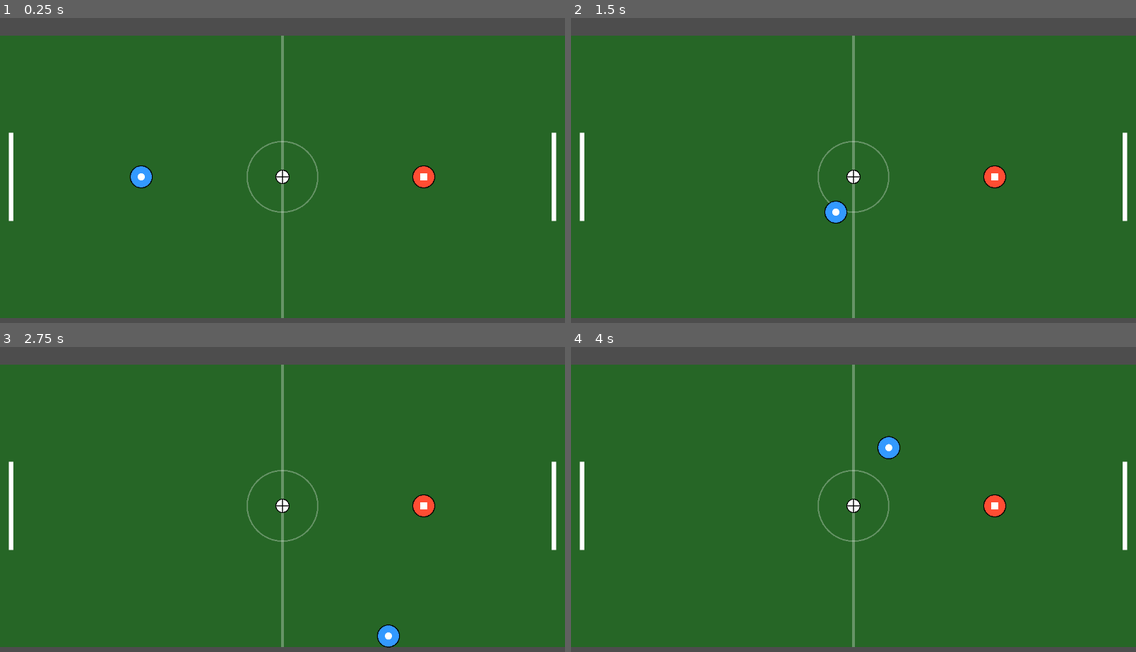
Above: before the commit, frames 1-4 (two rows, left to right).
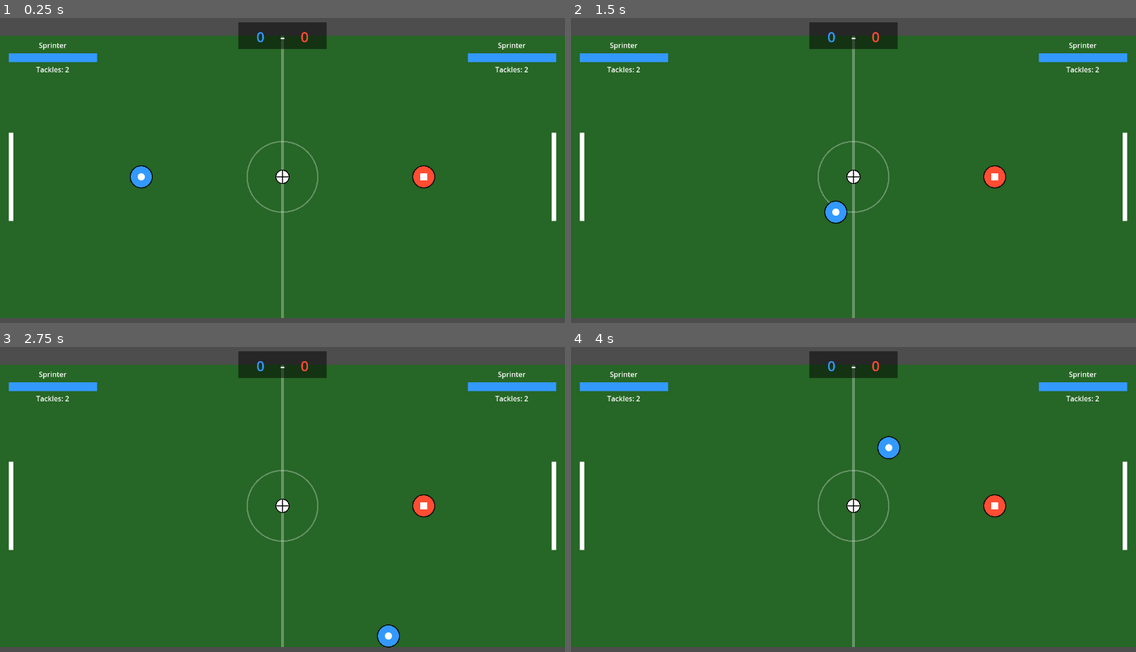
Above: after the commit, the same moments.

Repository: HectorRamosP/Clash-Ball
Game: Godot game, scene res://scenes/field/game_field.tscn
Same seed, same stepped clock (60 frames per second), same inputs: the game is played once before the commit and once after it.
Inputs:
- Up to frame 1 (0.25 s): no input
- Up to frame 2 (1.5 s): tap Enter at 0.5 s; hold D (p1_right) 0.53-1.28 s; tap Shift (p1_tackle) at 0.6, 1.35 s; tap Space at 1.25 s; hold S (p1_down) from 1.28 s (still down)
- Up to frame 3 (2.75 s): release S (p1_down) at 2.03 s; hold D (p1_right) from 2.03 s (still down); tap Shift (p1_tackle) at 2.1 s
- Up to frame 4 (4 s): release D (p1_right) at 2.78 s; hold W (p1_up) 2.78-3.53 s; tap Shift (p1_tackle) at 2.85, 3.6 s; hold A (p1_left) from 3.53 s (still down)

The runs differ from the first frame. In frame 1, 2.5% of the frame differs, in the area x 1-99%, y 1-18%; in frame 2, 2.5%; in frame 3, 2.5%; in frame 4, 2.5%.
Error after the commit: Parse Error: Expected variable name after "var". (res://scripts/player_hud.gd:29)

Commit message:
Add complete HUD system with player stats and scoreboard
- Create player_hud.gd: Display stamina bar, tackles, and class
- Create player_hud.tscn: UI layout for individual player HUD
- Create scoreboard.gd: Main match scoreboard controller
- Create scoreboard.tscn: Central scoreboard display (Team1 - Team2)
- Integrate HUD into game_field.tscn:
  - Player1 HUD on top-left
  - Player2 HUD on top-right
  - Scoreboard centered at top
- Connect player signals to update HUD in real-time:
  - Stamina bar updates as player moves
  - Tackle counter updates when used
  - Scoreboard updates when goals are scored
- Color-coded UI elements match team colors (blue/red)

Diff:
--- a/scenes/field/game_field.tscn
+++ b/scenes/field/game_field.tscn
@@ -1,10 +1,12 @@
-[gd_scene load_steps=7 format=3 uid="uid://bvqx7m8n5k2pu"]
+[gd_scene load_steps=9 format=3 uid="uid://bvqx7m8n5k2pu"]
 
 [ext_resource type="Script" path="res://scripts/game_field.gd" id="1_field"]
 [ext_resource type="PackedScene" uid="uid://cpfpxwhgfj47w" path="res://scenes/player/player.tscn" id="2_player"]
 [ext_resource type="PackedScene" uid="uid://c7akwu0yvebfp" path="res://scenes/ball.tscn" id="3_ball"]
 [ext_resource type="PackedScene" uid="uid://d2vx8qkm3tny7" path="res://scenes/goals/goal.tscn" id="4_goal"]
 [ext_resource type="Script" path="res://scripts/center_circle_visual.gd" id="5_circle"]
+[ext_resource type="PackedScene" uid="uid://c8vkmx5n7qb3w" path="res://scenes/ui/player_hud.tscn" id="6_playerhud"]
+[ext_resource type="PackedScene" uid="uid://bpm8x4n6k9v2c" path="res://scenes/ui/scoreboard.tscn" id="7_scoreboard"]
 
 [sub_resource type="RectangleShape2D" id="RectangleShape2D_wall"]
 size = Vector2(1280, 40)
@@ -79,3 +81,23 @@
 position = Vector2(960, 360)
 player_id = "player2"
 team = 2
+
+[node name="UI" type="CanvasLayer" parent="."]
+
+[node name="Player1HUD" parent="UI" instance=ExtResource("6_playerhud")]
+offset_left = 20.0
+offset_top = 50.0
+offset_right = 220.0
+offset_bottom = 130.0
+
+[node name="Player2HUD" parent="UI" instance=ExtResource("6_playerhud")]
+offset_left = 1060.0
+offset_top = 50.0
+offset_right = 1260.0
+offset_bottom = 130.0
+
+[node name="Scoreboard" parent="UI" instance=ExtResource("7_scoreboard")]
+offset_left = 540.0
+offset_top = 10.0
+offset_right = 740.0
+offset_bottom = 70.0
--- /dev/null
+++ b/scenes/ui/player_hud.tscn
@@ -0,0 +1,39 @@
+[gd_scene load_steps=2 format=3 uid="uid://c8vkmx5n7qb3w"]
+
+[ext_resource type="Script" path="res://scripts/player_hud.gd" id="1_hud"]
+
+[node name="PlayerHUD" type="Control"]
+layout_mode = 3
+anchors_preset = 0
+offset_right = 200.0
+offset_bottom = 80.0
+script = ExtResource("1_hud")
+
+[node name="ClassLabel" type="Label" parent="."]
+layout_mode = 0
+offset_right = 200.0
+offset_bottom = 23.0
+text = "Sprinter"
+horizontal_alignment = 1
+
+[node name="StaminaBG" type="ColorRect" parent="."]
+layout_mode = 0
+offset_top = 30.0
+offset_right = 200.0
+offset_bottom = 50.0
+color = Color(0.2, 0.2, 0.2, 1)
+
+[node name="StaminaBar" type="ColorRect" parent="."]
+layout_mode = 0
+offset_top = 30.0
+offset_right = 200.0
+offset_bottom = 50.0
+color = Color(0.2, 0.6, 1, 1)
+
+[node name="TacklesLabel" type="Label" parent="."]
+layout_mode = 0
+offset_top = 55.0
+offset_right = 200.0
+offset_bottom = 78.0
+text = "Tackles: 2"
+horizontal_alignment = 1
--- /dev/null
+++ b/scenes/ui/scoreboard.tscn
@@ -0,0 +1,51 @@
+[gd_scene load_steps=2 format=3 uid="uid://bpm8x4n6k9v2c"]
+
+[ext_resource type="Script" path="res://scripts/scoreboard.gd" id="1_scoreboard"]
+
+[node name="Scoreboard" type="Control"]
+layout_mode = 3
+anchors_preset = 0
+offset_right = 200.0
+offset_bottom = 60.0
+script = ExtResource("1_scoreboard")
+
+[node name="Panel" type="ColorRect" parent="."]
+layout_mode = 0
+offset_right = 200.0
+offset_bottom = 60.0
+color = Color(0, 0, 0, 0.5)
+
+[node name="Team1Score" type="Label" parent="."]
+layout_mode = 0
+offset_left = 20.0
+offset_top = 10.0
+offset_right = 80.0
+offset_bottom = 50.0
+theme_override_colors/font_color = Color(0.2, 0.6, 1, 1)
+theme_override_font_sizes/font_size = 32
+text = "0"
+horizontal_alignment = 1
+vertical_alignment = 1
+
+[node name="Separator" type="Label" parent="."]
+layout_mode = 0
+offset_left = 80.0
+offset_top = 10.0
+offset_right = 120.0
+offset_bottom = 50.0
+theme_override_font_sizes/font_size = 32
+text = "-"
+horizontal_alignment = 1
+vertical_alignment = 1
+
+[node name="Team2Score" type="Label" parent="."]
+layout_mode = 0
+offset_left = 120.0
+offset_top = 10.0
+offset_right = 180.0
+offset_bottom = 50.0
+theme_override_colors/font_color = Color(1, 0.3, 0.2, 1)
+theme_override_font_sizes/font_size = 32
+text = "0"
+horizontal_alignment = 1
+vertical_alignment = 1
--- a/scripts/game_field.gd
+++ b/scripts/game_field.gd
@@ -8,6 +8,11 @@
 @onready var player4 = $Player4 if has_node("Player4") else null
 @onready var goal_left = $GoalLeft
 @onready var goal_right = $GoalRight
+
+# UI
+@onready var player1_hud = $UI/Player1HUD
+@onready var player2_hud = $UI/Player2HUD
+@onready var scoreboard = $UI/Scoreboard
 
 # ===== PUNTUACIÓN =====
 var score_team1: int = 0
@@ -29,6 +34,7 @@
 	setup_positions()
 	reset_positions()
 	connect_signals()
+	setup_ui()
 
 func setup_field():
 	# Configurar tamaño de la ventana
@@ -62,6 +68,21 @@
 		player3.set_ball_reference(ball)
 	if player4:
 		player4.set_ball_reference(ball)
+
+	# Conectar señal de actualización de marcador
+	score_updated.connect(_on_score_updated)
+
+func setup_ui():
+	# Configurar HUD de jugadores
+	if player1_hud and player1:
+		player1_hud.player_reference = player1
+	if player2_hud and player2:
+		player2_hud.player_reference = player2
+
+func _on_score_updated(team1: int, team2: int):
+	# Actualizar el marcador visual
+	if scoreboard:
+		scoreboard.update_score(team1, team2)
 
 func reset_positions():
 	# Resetear pelota
--- /dev/null
+++ b/scripts/player_hud.gd
@@ -0,0 +1,49 @@
+extends Control
+
+# ===== REFERENCIAS =====
+@onready var stamina_bar = $StaminaBar
+@onready var stamina_bg = $StaminaBG
+@onready var tackles_label = $TacklesLabel
+@onready var class_label = $ClassLabel
+
+# ===== CONFIGURACIÓN =====
+@export var player_reference: CharacterBody2D
+@export var hud_color: Color = Color(0.2, 0.6, 1.0)  # Azul por defecto
+
+func _ready():
+	if player_reference:
+		connect_to_player()
+		update_class_label()
+		update_hud_color()
+
+func connect_to_player():
+	# Conectar señales del jugador
+	player_reference.stamina_changed.connect(_on_stamina_changed)
+	player_reference.tackles_changed.connect(_on_tackles_changed)
+
+	# Inicializar valores
+	_on_stamina_changed(player_reference.stamina)
+	_on_tackles_changed(player_reference.remaining_tackles)
+
+func update_class_label():
+	var class_name = GameConfig.get_class_stats(player_reference.player_class).name
+	class_label.text = class_name
+
+func update_hud_color():
+	# Color según el equipo
+	if player_reference.team == 1:
+		hud_color = Color(0.2, 0.6, 1.0)  # Azul
+	else:
+		hud_color = Color(1.0, 0.3, 0.2)  # Rojo
+
+	# Aplicar color a los elementos
+	stamina_bar.color = hud_color
+
+func _on_stamina_changed(new_stamina: float):
+	# Actualizar barra de estamina
+	var stamina_percent = new_stamina / GameConfig.MAX_STAMINA
+	stamina_bar.size.x = stamina_bg.size.x * stamina_percent
+
+func _on_tackles_changed(remaining: int):
+	# Actualizar contador de tacleos
+	tackles_label.text = "Tackles: " + str(remaining)
--- /dev/null
+++ b/scripts/scoreboard.gd
@@ -0,0 +1,13 @@
+extends Control
+
+# ===== REFERENCIAS =====
+@onready var team1_score = $Team1Score
+@onready var team2_score = $Team2Score
+@onready var separator = $Separator
+
+func _ready():
+	update_score(0, 0)
+
+func update_score(score1: int, score2: int):
+	team1_score.text = str(score1)
+	team2_score.text = str(score2)
